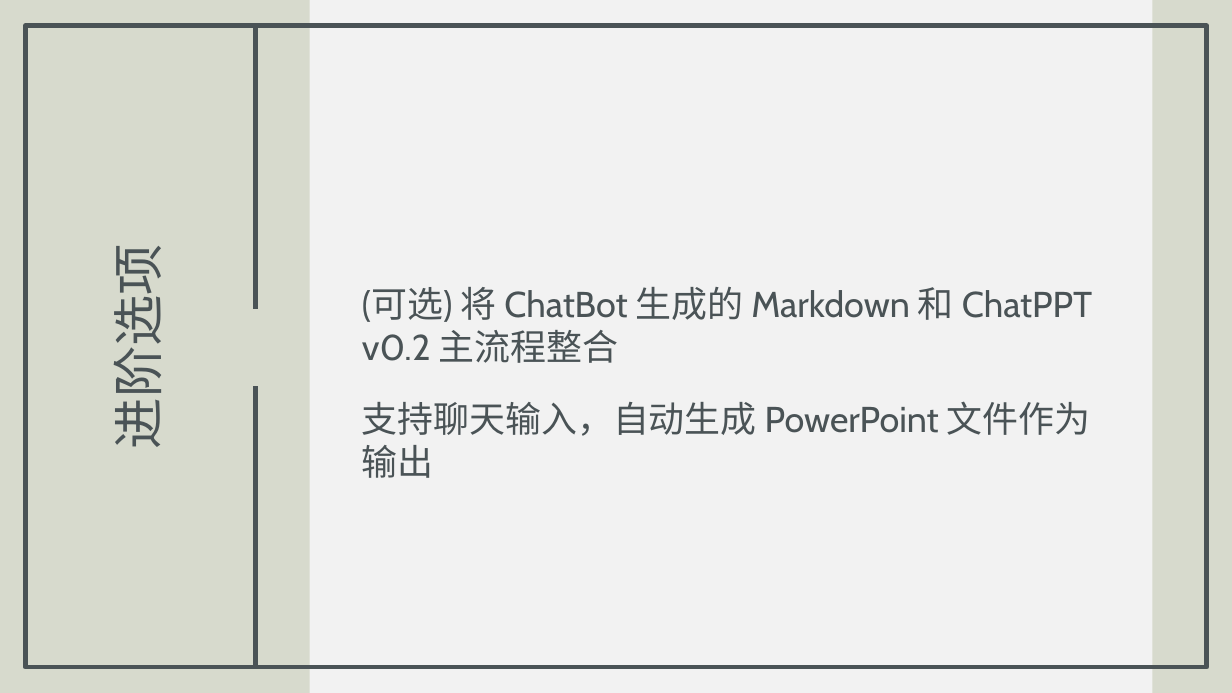
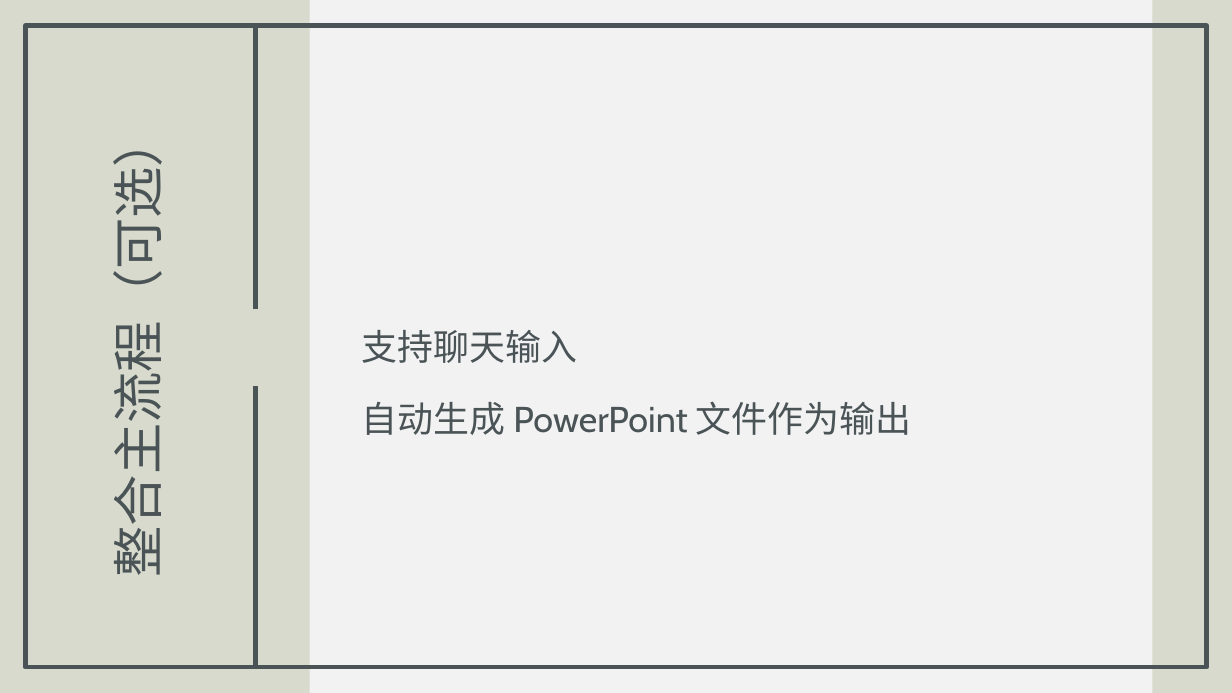
Before and after one commit to PFNOW/ChatPPT, a slide deck: slide 5 of src/outputs/第五次作业.pptx (slide 6 before the commit). Drawn at 1232x693 pixels with LibreOffice and Linux fonts; fonts in the diff are those of the drawing. Boxes give left, top, right and bottom in pixels: in the first picture for what was removed or moved away, otherwise in the second. Text is boxed around its words. In the diff, an @@ line names an element or a change of style, - is before the commit and + after.

```diff
--- a/src/outputs/第五次作业.pptx
+++ b/src/outputs/第五次作业.pptx
@@ title at box(97, 162, 171, 563): text changed @@
-进阶选项
+整合主流程（可选）
@@ text at box(362, 330, 911, 435): text changed @@
-(可选) 将 ChatBot 生成的 Markdown 和 ChatPPT v0.2 主流程整合
-支持聊天输入，自动生成 PowerPoint 文件作为输出
+支持聊天输入
+自动生成 PowerPoint 文件作为输出
```
Also in this commit, not shown: 4 other slides changed, 1 slide removed, 5 other files.
